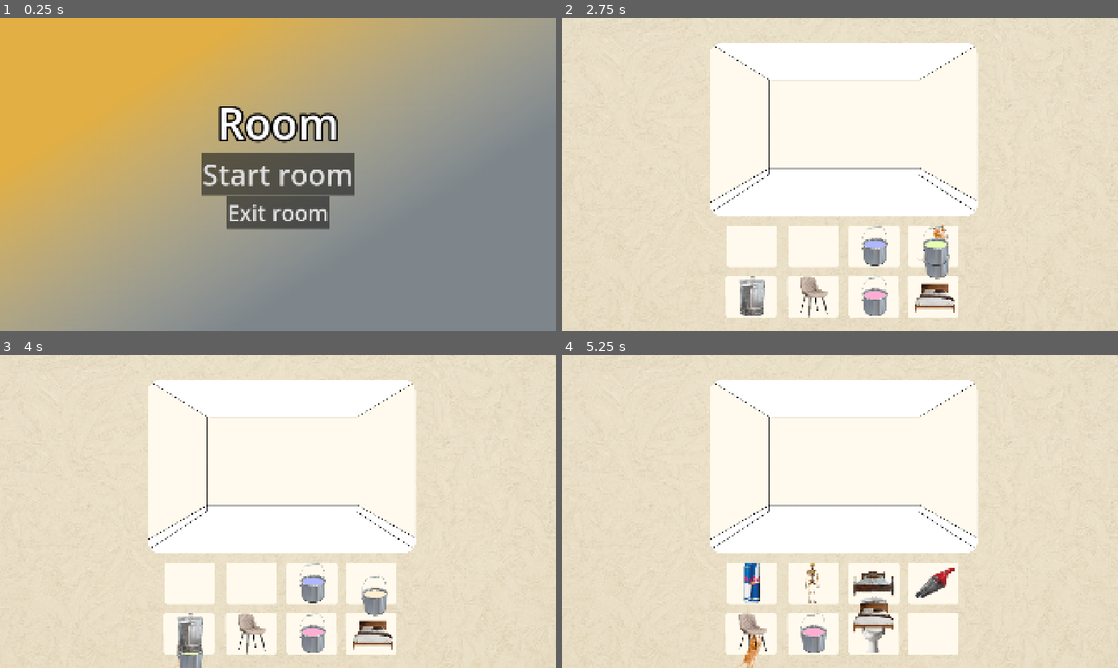
Above: before the commit, frames 1-4 (two rows, left to right).
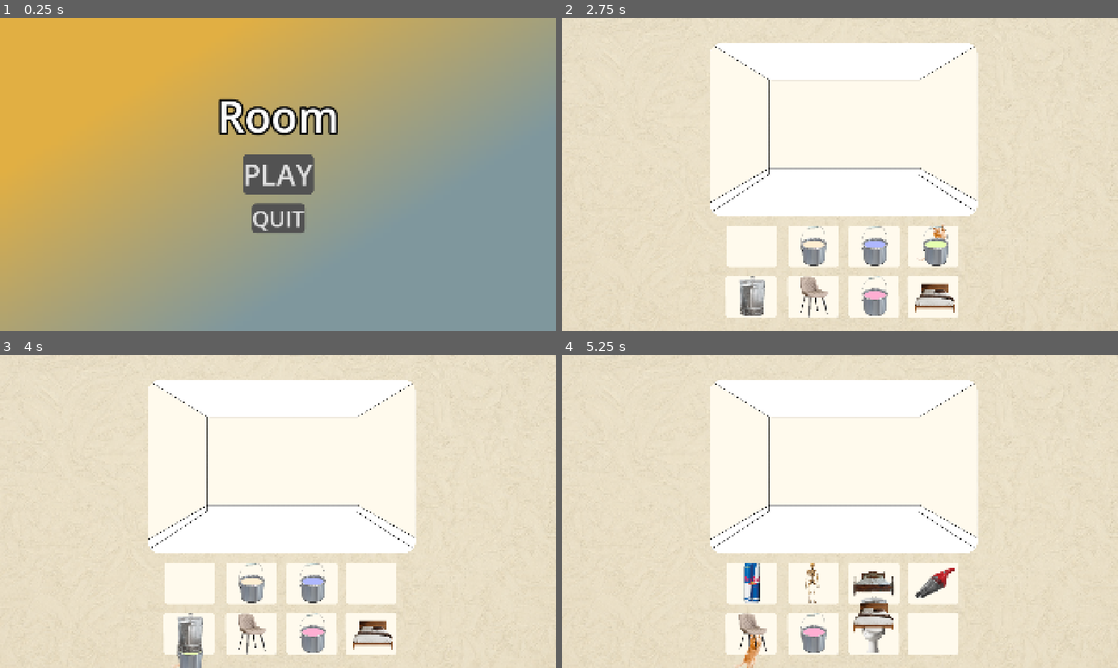
Above: after the commit, the same moments.

Repository: wgold152/hackathon
Game: Godot game, scene res://scenes/main.tscn
The game is run twice, just before and just after one commit, with the same random seed, the same clock (stepped at 60 frames per second) and the same inputs. Before the commit the project starts from res://scenes/menu.tscn.
Inputs (mouse positions are in pixels of both pictures, inside the frame that each line leads up to):
- Up to frame 1 (0.25 s): no input
- Up to frame 2 (2.75 s): click "Start room" (after the commit: "PLAY") at 0.5 s; tap Enter at 1.25 s; drag from (751, 246) to (934, 246) at 1.27 s; tap Space at 2 s; drag from (812, 249) to (934, 262) at 2.02 s
- Up to frame 3 (4 s): move the mouse to (311, 583) at 2.77 s; click (311, 583) at 2.92 s; tap Enter at 3.5 s; drag from (372, 583) to (189, 652) at 3.52 s
- Up to frame 4 (5.25 s): drag from (751, 633) to (934, 636) at 4.27 s; drag from (934, 636) to (751, 580) at 5.02 s

The runs differ from the first frame. In frame 1, 6.0% of the frame differs, in the area x 36-64%, y 25-69%; in frame 2, 0.6%; in frame 3, 0.8%; in frame 4, nothing differs.
Error before the commit: Cannot call method 'get_overlapping_areas' on a null value. (res://scripts/paint_can.gd:25)

Commit message:
menu change

Diff:
--- a/project.godot
+++ b/project.godot
@@ -11,7 +11,7 @@
 [application]
 
 config/name="Revitalizing_Room"
-run/main_scene="uid://cpqvh1xbe64e4"
+run/main_scene="uid://cwi73dse6xird"
 config/features=PackedStringArray("4.7", "Forward Plus")
 config/icon="res://sprites/icon.svg"
 
@@ -19,7 +19,9 @@
 
 PlayerControls="*uid://12wi1im6fs8w"
 MusicPlayer="*uid://b2ydac6amwd64"
+FurnitureFromDir="*uid://cw7oo8qemsvlh"
 Inventory="*uid://b0ujr3mu7sim3"
+Menu="*uid://cpqvh1xbe64e4"
 
 [display]
 
@@ -39,6 +41,7 @@
 "Floor Area"="The floor"
 "Roof Area"="Roof"
 "Room Window"=""
+"Main Menu"=""
 
 [physics]
 
--- a/scenes/menu.tscn
+++ b/scenes/menu.tscn
@@ -2,8 +2,16 @@
 
 [ext_resource type="Script" uid="uid://dryq4sccjy55t" path="res://scripts/menu_control.gd" id="1_yqeox"]
 
+[sub_resource type="StyleBoxFlat" id="StyleBoxFlat_yqeox"]
+bg_color = Color(0.32321247, 0.32321253, 0.32321236, 1)
+corner_radius_top_left = 16
+corner_radius_top_right = 16
+corner_radius_bottom_right = 16
+corner_radius_bottom_left = 16
+expand_margin_right = 4.0
+
 [sub_resource type="Gradient" id="Gradient_4h3mk"]
-colors = PackedColorArray(0.88235295, 0.6862745, 0.2627451, 1, 0.8464959, 0.9252249, 0.980679, 0.36078432)
+colors = PackedColorArray(0.88235295, 0.6862745, 0.2627451, 1, 0.4987734, 0.5938157, 0.6172199, 1)
 
 [sub_resource type="GradientTexture2D" id="GradientTexture2D_x3h5n"]
 gradient = SubResource("Gradient_4h3mk")
@@ -14,6 +22,7 @@
 texture = SubResource("GradientTexture2D_x3h5n")
 
 [sub_resource type="Theme" id="Theme_upa4g"]
+Button/styles/normal = SubResource("StyleBoxFlat_yqeox")
 PanelContainer/styles/panel = SubResource("StyleBoxTexture_kiatt")
 
 [sub_resource type="Theme" id="Theme_l1n4c"]
@@ -23,16 +32,9 @@
 outline_size = 30
 outline_color = Color(0.02, 0.02, 0.02, 1)
 
-[node name="Control" type="Control" unique_id=448940960]
-layout_mode = 3
-anchors_preset = 15
-anchor_right = 1.0
-anchor_bottom = 1.0
-grow_horizontal = 2
-grow_vertical = 2
+[node name="Menu" type="Node" unique_id=1129570830 groups=["Main Menu"]]
 
 [node name="PanelContainer" type="PanelContainer" parent="." unique_id=2142328545]
-layout_mode = 1
 anchors_preset = 15
 anchor_right = 1.0
 anchor_bottom = 1.0
@@ -43,6 +45,7 @@
 [node name="VBoxContainer" type="VBoxContainer" parent="PanelContainer" unique_id=1297116999]
 layout_mode = 2
 theme = SubResource("Theme_l1n4c")
+theme_override_constants/separation = 32
 script = ExtResource("1_yqeox")
 
 [node name="Label" type="Label" parent="PanelContainer/VBoxContainer" unique_id=3974639]
@@ -58,11 +61,11 @@
 size_flags_horizontal = 4
 size_flags_vertical = 4
 theme_override_font_sizes/font_size = 100
-text = "Start room"
+text = "PLAY"
 
 [node name="Button2" type="Button" parent="PanelContainer/VBoxContainer" unique_id=1353598368]
 layout_mode = 2
 size_flags_horizontal = 4
 size_flags_vertical = 2
 theme_override_font_sizes/font_size = 75
-text = "Exit room"
+text = "QUIT"
--- a/scripts/inventory.gd
+++ b/scripts/inventory.gd
@@ -71,7 +71,7 @@
 static func RemoveFurniture(furnishing):
 	furnishings.pop_at(furnishings.find(furnishing))
 
-#func _ready() -> void:
-	#DirContents(path)
-	#inv = PopulateInventory()
-	#InstantiateItems(inv)
+func _ready() -> void:
+	DirContents(path)
+	inv = PopulateInventory()
+	InstantiateItems(inv)
--- a/scripts/menu_control.gd
+++ b/scripts/menu_control.gd
@@ -14,10 +14,11 @@
 # spawn items (instantiate)
 
 func initMain():
-	get_tree().change_scene_to_file("res://scenes/main.tscn")
-	Inventory.DirContents(Inventory.path)
-	Inventory.inv = Inventory.PopulateInventory()
-	Inventory.InstantiateItems(Inventory.inv)
+	var parent : Control = get_parent()
+	parent.visible = false
+	#Inventory.DirContents(Inventory.path)
+	#Inventory.inv = Inventory.PopulateInventory()
+	#Inventory.InstantiateItems(Inventory.inv)
 
 # Called every frame. 'delta' is the elapsed time since the previous frame.
 #func _process(delta: float) -> void:
--- a/scripts/player_controls.gd
+++ b/scripts/player_controls.gd
@@ -7,8 +7,8 @@
 
 func _input(event: InputEvent) -> void:
 	if (event is InputEventKey and event.keycode == KEY_ESCAPE):
-		get_tree().quit()
+		get_tree().get_first_node_in_group("Main Menu").get_child(0).visible = true
 
 # Called every frame. 'delta' is the elapsed time since the previous frame.
-func _process(delta: float) -> void:
-	pass
+#func _process(delta: float) -> void:
+	#pass
